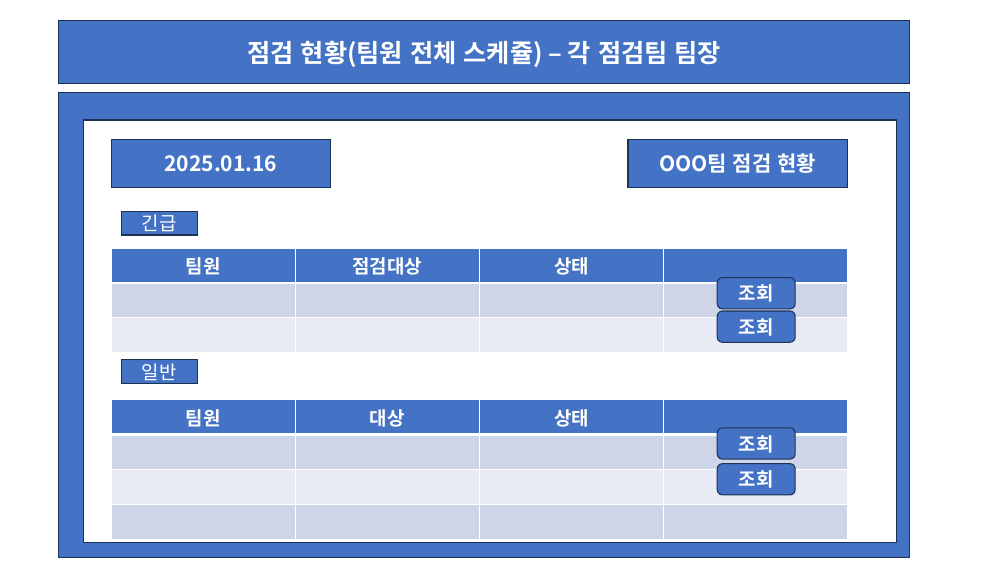
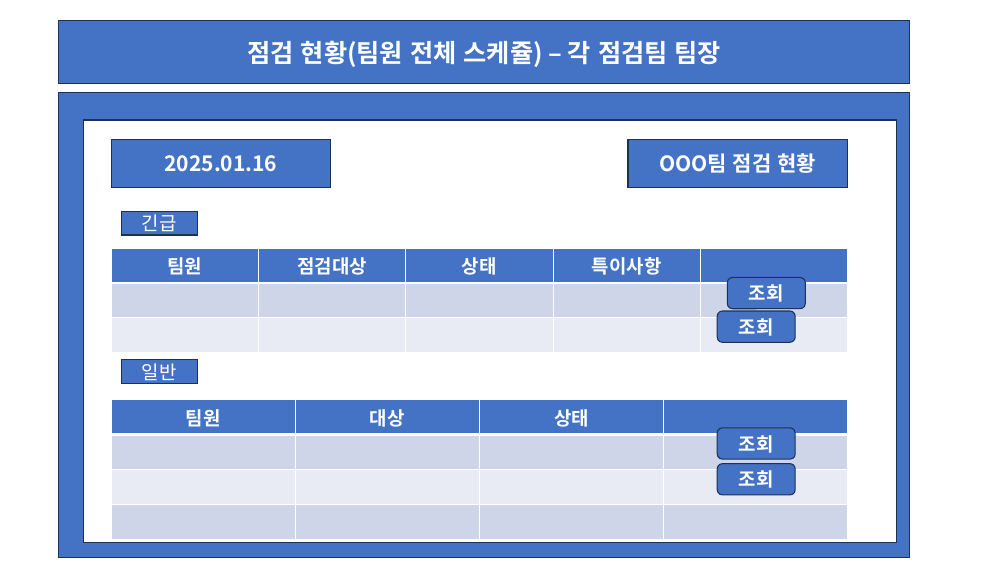
Before and after one commit to wari-wari/MainProject_1, a slide deck: slide 29 of 메인프로젝트 화면 레이아웃 초안.pptx (slide 28 before the commit). Drawn at 1008x567 pixels with LibreOffice and Linux fonts; fonts in the diff are those of the drawing. Boxes give left, top, right and bottom in pixels: in the first picture for what was removed or moved away, otherwise in the second. Text is boxed around its words. In the diff, an @@ line names an element or a change of style, - is before the commit and + after.

```diff
--- a/메인프로젝트 화면 레이아웃 초안.pptx
+++ b/메인프로젝트 화면 레이아웃 초안.pptx
@@ table at (x1=111, y1=248, x2=848, y2=339) @@
+column 4: 특이사항 |  | 
@@ rounded rectangle "조회" moved from (x1=718, y1=278, x2=796, y2=309) to (x1=727, y1=278, x2=805, y2=309) @@
```
Also in this commit, not shown: 23 other slides changed, 1 slide added, 1 other file.
